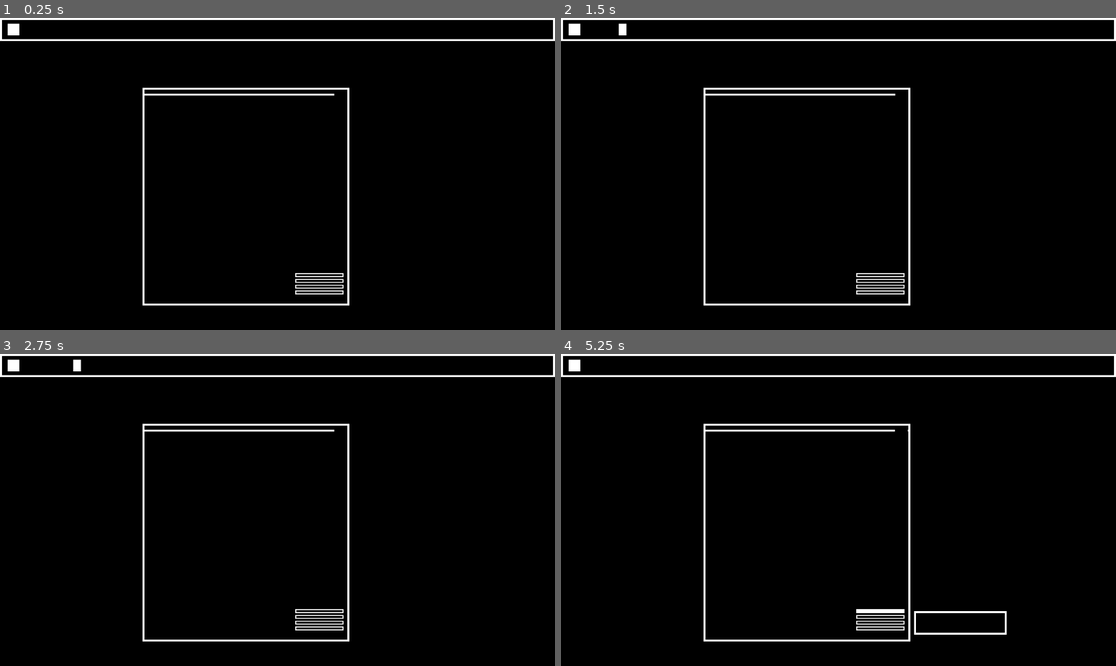
Above: before the commit, frames 1-4 (two rows, left to right).
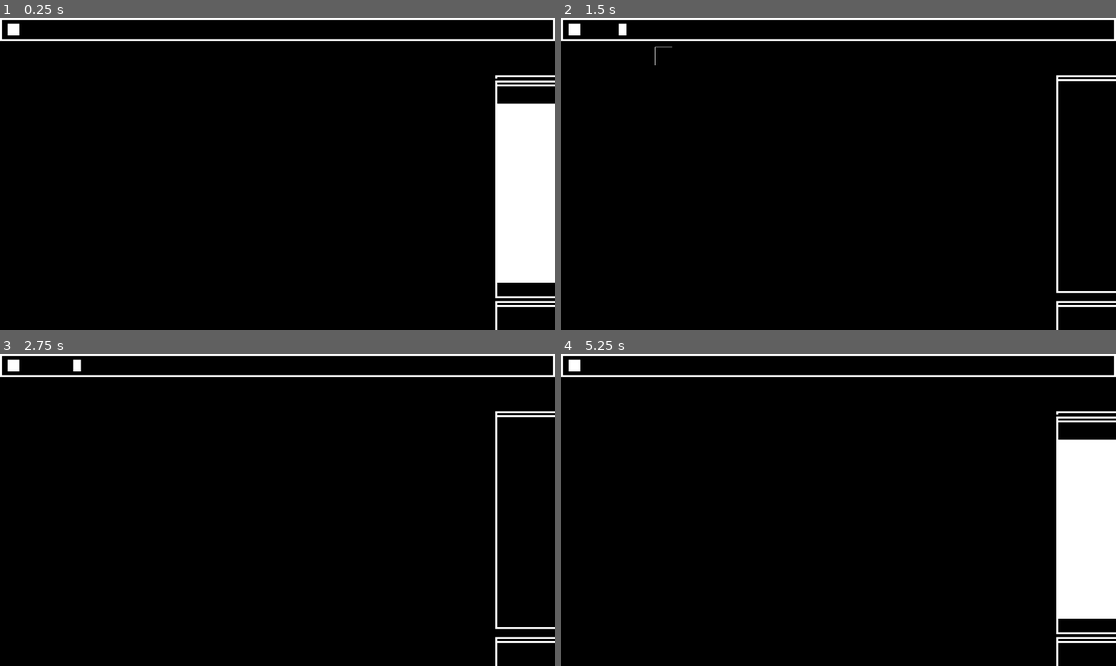
Above: after the commit, the same moments.

Repository: rileylyman/dinochicken
Game: Godot game, scene res://src/ui.tscn
Two runs of this game, one before a commit and one after it. Both use one fixed random seed, a clock stepped at 60 frames per second and the inputs below. Before the commit the project has no main scene; this scene is started directly in both runs.
Inputs (mouse positions are in pixels of both pictures, inside the frame that each line leads up to):
- Up to frame 1 (0.25 s): no input
- Up to frame 2 (1.5 s): click "Field" at 0.5 s; click "Farm" at 1.25 s
- Up to frame 3 (2.75 s): click "Evolution" at 2 s
- Up to frame 4 (5.25 s): click "Lab" at 2.75 s; click "Field" at 3.5 s; click "Lab" at 4.25 s; click (882, 609) at 5 s, where only the run before the commit has a clickable "10 D"

The runs differ from the first frame. In frame 1, 8.4% of the frame differs, in the area x 25-100%, y 18-100%; in frame 2, 2.3%; in frame 3, 2.3%; in frame 4, 8.7%.

Commit message:
idk

Diff:
--- a/project.godot
+++ b/project.godot
@@ -11,6 +11,7 @@
 [application]
 
 config/name="dinochicken"
+run/main_scene="uid://b2ge0jsqgetj2"
 config/features=PackedStringArray("4.6", "GL Compatibility")
 config/icon="res://icon.svg"
 
--- a/src/floater.gd
+++ b/src/floater.gd
@@ -1,3 +1,4 @@
+class_name Floater
 extends ColorRect
 
 const padding_x := 128
@@ -50,3 +51,11 @@
 		fade_out(fade_out_target.global_position)
 	else:
 		fade_out(Vector2.ZERO)
+
+
+func _input(event: InputEvent) -> void:
+	if event is InputEventMouseButton and event.button_index == MOUSE_BUTTON_LEFT and event.pressed:
+		var hovered := get_viewport().gui_get_hovered_control()
+		if hovered == self or self.is_ancestor_of(hovered):
+			if get_tree().current_scene is RootUi:
+				get_tree().current_scene.send_floater_to_front(self)
--- a/src/floater.tscn
+++ b/src/floater.tscn
@@ -40,6 +40,7 @@
 
 [node name="VBoxContainer" type="VBoxContainer" parent="MarginContainer/PanelContainer" unique_id=1144034599]
 layout_mode = 2
+theme_override_constants/separation = 0
 
 [node name="TopBar" type="MarginContainer" parent="MarginContainer/PanelContainer/VBoxContainer" unique_id=238020217]
 unique_name_in_owner = true
@@ -57,6 +58,7 @@
 
 [node name="HSeparator" type="HSeparator" parent="MarginContainer/PanelContainer/VBoxContainer" unique_id=1314193775]
 layout_mode = 2
+theme_override_constants/separation = 4
 theme_override_styles/separator = SubResource("StyleBoxLine_515sp")
 
 [node name="Button" type="Button" parent="." unique_id=646657901]
@@ -72,5 +74,7 @@
 mouse_default_cursor_shape = 2
 text = "X"
 
+[connection signal="mouse_entered" from="." to="." method="_on_mouse_entered"]
+[connection signal="mouse_exited" from="." to="." method="_on_mouse_exited"]
 [connection signal="gui_input" from="MarginContainer/PanelContainer/VBoxContainer/TopBar" to="." method="_on_top_bar_gui_input"]
 [connection signal="pressed" from="Button" to="." method="_on_button_pressed"]
--- a/src/ui.gd
+++ b/src/ui.gd
@@ -1,8 +1,21 @@
+class_name RootUi
 extends Control
 
+var _floaters: Array[Floater] = []
+
+func _ready() -> void:
+	for c in get_children():
+		if c is Floater:
+			_floaters.append(c)
+
+func send_floater_to_front(floater: Floater) -> void:
+	move_child(floater, -1)
 
 func _on_field_button_pressed() -> void:
-	pass # Replace with function body.
+	if not %FieldFloater.is_visible():
+		%FieldFloater.fade_in(%FieldButton.global_position)
+	else:
+		%FieldFloater.fade_out(%FieldButton.global_position)
 
 
 func _on_lab_button_pressed() -> void:
@@ -13,7 +26,10 @@
 
 
 func _on_farm_button_pressed() -> void:
-	pass # Replace with function body.
+	if not %FarmFloater.is_visible():
+		%FarmFloater.fade_in(%FarmButton.global_position)
+	else:
+		%FarmFloater.fade_out(%FarmButton.global_position)
 
 
 func _on_evo_button_pressed() -> void:
--- a/src/ui.tscn
+++ b/src/ui.tscn
@@ -6,6 +6,14 @@
 [ext_resource type="PackedScene" uid="uid://dd8orw232rkpb" path="res://src/upgrade_button.tscn" id="3_02y5j"]
 
 [sub_resource type="StyleBoxEmpty" id="StyleBoxEmpty_02y5j"]
+
+[sub_resource type="StyleBoxFlat" id="StyleBoxFlat_4dnhj"]
+bg_color = Color(0, 0, 0, 1)
+border_color = Color(1, 1, 1, 1)
+
+[sub_resource type="StyleBoxEmpty" id="StyleBoxEmpty_4dnhj"]
+
+[sub_resource type="StyleBoxEmpty" id="StyleBoxEmpty_irs2y"]
 
 [node name="Ui" type="Control" unique_id=1945005809]
 layout_mode = 3
@@ -86,10 +94,10 @@
 anchor_top = 0.0
 anchor_right = 0.0
 anchor_bottom = 0.0
-offset_left = 292.0
-offset_top = 141.0
-offset_right = 729.0
-offset_bottom = 601.0
+offset_left = 1332.0
+offset_top = 115.0
+offset_right = 1769.0
+offset_bottom = 575.0
 grow_horizontal = 1
 grow_vertical = 1
 fade_out_target = NodePath("../VBoxContainer/PanelContainer/MarginContainer/HBoxContainer/LabButton")
@@ -99,37 +107,342 @@
 size_flags_vertical = 3
 theme_override_styles/separator = SubResource("StyleBoxEmpty_02y5j")
 
-[node name="UpgradeButton" parent="LabFloater/MarginContainer/PanelContainer/VBoxContainer" parent_id_path=PackedInt32Array(1052233752, 1144034599) index="3" unique_id=1808351154 instance=ExtResource("3_02y5j")]
+[node name="VBoxContainer" type="VBoxContainer" parent="LabFloater/MarginContainer/PanelContainer/VBoxContainer" parent_id_path=PackedInt32Array(1052233752, 1144034599) index="3" unique_id=1202573563]
+layout_mode = 2
+
+[node name="UpgradeButton" parent="LabFloater/MarginContainer/PanelContainer/VBoxContainer/VBoxContainer" unique_id=1808351154 instance=ExtResource("3_02y5j")]
 layout_mode = 2
 title = "Hire lab worker"
 desc = "Scientists +1"
 cost = 10.0
 currency = 1
 
-[node name="UpgradeButton2" parent="LabFloater/MarginContainer/PanelContainer/VBoxContainer" parent_id_path=PackedInt32Array(1052233752, 1144034599) index="4" unique_id=745014714 instance=ExtResource("3_02y5j")]
+[node name="UpgradeButton2" parent="LabFloater/MarginContainer/PanelContainer/VBoxContainer/VBoxContainer" unique_id=745014714 instance=ExtResource("3_02y5j")]
 layout_mode = 2
 title = "Perform research"
 desc = "+120% DNA/vial"
 cost = 10.0
 
-[node name="UpgradeButton3" parent="LabFloater/MarginContainer/PanelContainer/VBoxContainer" parent_id_path=PackedInt32Array(1052233752, 1144034599) index="5" unique_id=1998707095 instance=ExtResource("3_02y5j")]
+[node name="UpgradeButton3" parent="LabFloater/MarginContainer/PanelContainer/VBoxContainer/VBoxContainer" unique_id=1998707095 instance=ExtResource("3_02y5j")]
 layout_mode = 2
 title = "Buy staff lunch"
 desc = "Scientists work +120% faster."
 cost = 10.0
 currency = 2
 
-[node name="UpgradeButton4" parent="LabFloater/MarginContainer/PanelContainer/VBoxContainer" parent_id_path=PackedInt32Array(1052233752, 1144034599) index="6" unique_id=1017167787 instance=ExtResource("3_02y5j")]
+[node name="UpgradeButton4" parent="LabFloater/MarginContainer/PanelContainer/VBoxContainer/VBoxContainer" unique_id=1017167787 instance=ExtResource("3_02y5j")]
 layout_mode = 2
 title = "Facility renovation"
 desc = "Scientist capacity +10. "
 cost = 100.0
 currency = 1
 
-[node name="HSeparator3" type="HSeparator" parent="LabFloater/MarginContainer/PanelContainer/VBoxContainer" parent_id_path=PackedInt32Array(1052233752, 1144034599) index="7" unique_id=1081250930]
+[node name="HSeparator3" type="HSeparator" parent="LabFloater/MarginContainer/PanelContainer/VBoxContainer" parent_id_path=PackedInt32Array(1052233752, 1144034599) index="4" unique_id=1081250930]
 layout_mode = 2
 theme_override_constants/separation = 15
 theme_override_styles/separator = SubResource("StyleBoxEmpty_02y5j")
+
+[node name="FieldFloater" parent="." unique_id=1939297988 node_paths=PackedStringArray("fade_out_target") instance=ExtResource("2_515sp")]
+unique_name_in_owner = true
+layout_mode = 0
+anchors_preset = 0
+anchor_left = 0.0
+anchor_top = 0.0
+anchor_right = 0.0
+anchor_bottom = 0.0
+offset_left = 1864.0
+offset_top = 126.0
+offset_right = 2301.0
+offset_bottom = 586.0
+grow_horizontal = 1
+grow_vertical = 1
+fade_out_target = NodePath("../VBoxContainer/PanelContainer/MarginContainer/HBoxContainer/FieldButton")
+
+[node name="Label" parent="FieldFloater/MarginContainer/PanelContainer/VBoxContainer/TopBar" parent_id_path=PackedInt32Array(1939297988, 238020217) index="0" unique_id=1594306865]
+text = "Field"
+
+[node name="ColorRect" type="ColorRect" parent="FieldFloater/MarginContainer/PanelContainer/VBoxContainer" parent_id_path=PackedInt32Array(1939297988, 1144034599) index="2" unique_id=1129728707]
+layout_mode = 2
+size_flags_vertical = 3
+
+[node name="PanelContainer" type="PanelContainer" parent="FieldFloater/MarginContainer/PanelContainer/VBoxContainer/ColorRect" unique_id=1943210665]
+layout_mode = 1
+anchors_preset = 10
+anchor_right = 1.0
+offset_bottom = 36.0
+grow_horizontal = 2
+theme_override_styles/panel = SubResource("StyleBoxFlat_4dnhj")
+
+[node name="MarginContainer" type="MarginContainer" parent="FieldFloater/MarginContainer/PanelContainer/VBoxContainer/ColorRect/PanelContainer" unique_id=1586474134]
+layout_mode = 2
+theme_override_constants/margin_left = 8
+theme_override_constants/margin_top = 8
+theme_override_constants/margin_right = 8
+theme_override_constants/margin_bottom = 8
+
+[node name="HBoxContainer" type="HBoxContainer" parent="FieldFloater/MarginContainer/PanelContainer/VBoxContainer/ColorRect/PanelContainer/MarginContainer" unique_id=1198151955]
+layout_mode = 2
+
+[node name="Label" type="Label" parent="FieldFloater/MarginContainer/PanelContainer/VBoxContainer/ColorRect/PanelContainer/MarginContainer/HBoxContainer" unique_id=1002598052]
+layout_mode = 2
+size_flags_horizontal = 3
+text = "Dino's: 10/15"
+horizontal_alignment = 1
+
+[node name="Label2" type="Label" parent="FieldFloater/MarginContainer/PanelContainer/VBoxContainer/ColorRect/PanelContainer/MarginContainer/HBoxContainer" unique_id=2082939977]
+layout_mode = 2
+size_flags_horizontal = 3
+text = "Hunger: 20%"
+horizontal_alignment = 1
+
+[node name="HSeparator2" type="HSeparator" parent="FieldFloater/MarginContainer/PanelContainer/VBoxContainer" parent_id_path=PackedInt32Array(1939297988, 1144034599) index="3" unique_id=427878230]
+layout_mode = 2
+theme_override_styles/separator = SubResource("StyleBoxEmpty_02y5j")
+
+[node name="VBoxContainer" type="VBoxContainer" parent="FieldFloater/MarginContainer/PanelContainer/VBoxContainer" parent_id_path=PackedInt32Array(1939297988, 1144034599) index="4" unique_id=881897624]
+layout_mode = 2
+
+[node name="UpgradeButton" parent="FieldFloater/MarginContainer/PanelContainer/VBoxContainer/VBoxContainer" unique_id=1488452557 instance=ExtResource("3_02y5j")]
+layout_mode = 2
+title = "Breed new dinosaur"
+desc = "Dinosaurs +1"
+cost = 50.0
+currency = 1
+
+[node name="UpgradeButton2" parent="FieldFloater/MarginContainer/PanelContainer/VBoxContainer/VBoxContainer" unique_id=114678742 instance=ExtResource("3_02y5j")]
+layout_mode = 2
+title = "Feed dinosaurs"
+desc = "Scientists +1"
+cost = 10.0
+currency = 1
+
+[node name="HSeparator3" type="HSeparator" parent="FieldFloater/MarginContainer/PanelContainer/VBoxContainer" parent_id_path=PackedInt32Array(1939297988, 1144034599) index="5" unique_id=1696099205]
+layout_mode = 2
+theme_override_styles/separator = SubResource("StyleBoxEmpty_02y5j")
+
+[node name="FarmFloater" parent="." unique_id=1670280124 node_paths=PackedStringArray("fade_out_target") instance=ExtResource("2_515sp")]
+unique_name_in_owner = true
+layout_mode = 0
+anchors_preset = 0
+anchor_left = 0.0
+anchor_top = 0.0
+anchor_right = 0.0
+anchor_bottom = 0.0
+offset_left = 1332.0
+offset_top = 607.0
+offset_right = 1769.0
+offset_bottom = 1067.0
+grow_horizontal = 1
+grow_vertical = 1
+fade_out_target = NodePath("../VBoxContainer/PanelContainer/MarginContainer/HBoxContainer/FarmButton")
+
+[node name="Label" parent="FarmFloater/MarginContainer/PanelContainer/VBoxContainer/TopBar" parent_id_path=PackedInt32Array(1670280124, 238020217) index="0" unique_id=1594306865]
+text = "Farm"
+
+[node name="HSeparator2" type="HSeparator" parent="FarmFloater/MarginContainer/PanelContainer/VBoxContainer" parent_id_path=PackedInt32Array(1670280124, 1144034599) index="2" unique_id=1261607778]
+layout_mode = 2
+theme_override_constants/separation = 16
+theme_override_styles/separator = SubResource("StyleBoxEmpty_02y5j")
+
+[node name="VBoxContainer" type="VBoxContainer" parent="FarmFloater/MarginContainer/PanelContainer/VBoxContainer" parent_id_path=PackedInt32Array(1670280124, 1144034599) index="3" unique_id=1922276789]
+layout_mode = 2
+
+[node name="UpgradeButton" parent="FarmFloater/MarginContainer/PanelContainer/VBoxContainer/VBoxContainer" unique_id=165931918 instance=ExtResource("3_02y5j")]
+layout_mode = 2
+title = "Genetically modify seeds"
+desc = "Dinosaurs +1"
+cost = 50.0
+currency = 1
+
+[node name="UpgradeButton2" parent="FarmFloater/MarginContainer/PanelContainer/VBoxContainer/VBoxContainer" unique_id=1362859531 instance=ExtResource("3_02y5j")]
+layout_mode = 2
+title = "Spread fertilizer"
+desc = "Scientists +1"
+cost = 10.0
+
+[node name="UpgradeButton3" parent="FarmFloater/MarginContainer/PanelContainer/VBoxContainer/VBoxContainer" unique_id=1060319038 instance=ExtResource("3_02y5j")]
+layout_mode = 2
+title = "Plant seeds"
+desc = "Scientists +1"
+cost = 10.0
+currency = 2
+
+[node name="HSeparator4" type="HSeparator" parent="FarmFloater/MarginContainer/PanelContainer/VBoxContainer" parent_id_path=PackedInt32Array(1670280124, 1144034599) index="4" unique_id=597492206]
+layout_mode = 2
+size_flags_vertical = 3
+theme_override_styles/separator = SubResource("StyleBoxEmpty_4dnhj")
+
+[node name="HSeparator3" type="HSeparator" parent="FarmFloater/MarginContainer/PanelContainer/VBoxContainer" parent_id_path=PackedInt32Array(1670280124, 1144034599) index="5" unique_id=1120434158]
+layout_mode = 2
+theme_override_styles/separator = SubResource("StyleBoxEmpty_02y5j")
+
+[node name="EvoFloater" parent="." unique_id=1014161459 node_paths=PackedStringArray("fade_out_target") instance=ExtResource("2_515sp")]
+unique_name_in_owner = true
+layout_mode = 0
+anchors_preset = 0
+anchor_left = 0.0
+anchor_top = 0.0
+anchor_right = 0.0
+anchor_bottom = 0.0
+offset_left = 1850.0
+offset_top = 613.0
+offset_right = 2173.0
+offset_bottom = 1114.0
+grow_horizontal = 1
+grow_vertical = 1
+fade_out_target = NodePath("../VBoxContainer/PanelContainer/MarginContainer/HBoxContainer/EvoButton")
+
+[node name="Label" parent="EvoFloater/MarginContainer/PanelContainer/VBoxContainer/TopBar" parent_id_path=PackedInt32Array(1014161459, 238020217) index="0" unique_id=1594306865]
+text = "Evolution"
+
+[node name="HSeparator4" type="ColorRect" parent="EvoFloater/MarginContainer/PanelContainer/VBoxContainer" parent_id_path=PackedInt32Array(1014161459, 1144034599) index="2" unique_id=1155742957]
+layout_mode = 2
+size_flags_vertical = 3
+color = Color(0, 0, 0, 1)
+
+[node name="VBoxContainer" type="VBoxContainer" parent="EvoFloater/MarginContainer/PanelContainer/VBoxContainer/HSeparator4" unique_id=947207102]
+layout_mode = 1
+anchors_preset = 15
+anchor_right = 1.0
+anchor_bottom = 1.0
+grow_horizontal = 2
+grow_vertical = 2
+theme_override_constants/separation = 32
+alignment = 1
+
+[node name="HBoxContainer" type="HBoxContainer" parent="EvoFloater/MarginContainer/PanelContainer/VBoxContainer/HSeparator4/VBoxContainer" unique_id=1959590726]
+layout_mode = 2
+alignment = 1
+
+[node name="ColorRect" type="ColorRect" parent="EvoFloater/MarginContainer/PanelContainer/VBoxContainer/HSeparator4/VBoxContainer/HBoxContainer" unique_id=1761946928]
+custom_minimum_size = Vector2(48, 48)
+layout_mode = 2
+
+[node name="HBoxContainer5" type="HBoxContainer" parent="EvoFloater/MarginContainer/PanelContainer/VBoxContainer/HSeparator4/VBoxContainer" unique_id=1911475504]
+layout_mode = 2
+alignment = 1
+
+[node name="ColorRect" type="ColorRect" parent="EvoFloater/MarginContainer/PanelContainer/VBoxContainer/HSeparator4/VBoxContainer/HBoxContainer5" unique_id=1822845102]
+custom_minimum_size = Vector2(48, 48)
+layout_mode = 2
+
+[node name="HBoxContainer2" type="HBoxContainer" parent="EvoFloater/MarginContainer/PanelContainer/VBoxContainer/HSeparator4/VBoxContainer" unique_id=1562026305]
+layout_mode = 2
+alignment = 1
+
+[node name="VSeparator3" type="VSeparator" parent="EvoFloater/MarginContainer/PanelContainer/VBoxContainer/HSeparator4/VBoxContainer/HBoxContainer2" unique_id=473714652]
+layout_mode = 2
+size_flags_horizontal = 3
+theme_override_styles/separator = SubResource("StyleBoxEmpty_irs2y")
+
+[node name="ColorRect" type="ColorRect" parent="EvoFloater/MarginContainer/PanelContainer/VBoxContainer/HSeparator4/VBoxContainer/HBoxContainer2" unique_id=585649591]
+custom_minimum_size = Vector2(48, 48)
+layout_mode = 2
+
+[node name="VSeparator2" type="VSeparator" parent="EvoFloater/MarginContainer/PanelContainer/VBoxContainer/HSeparator4/VBoxContainer/HBoxContainer2" unique_id=908283306]
+layout_mode = 2
+size_flags_horizontal = 3
+size_flags_stretch_ratio = 1.5
+theme_override_styles/separator = SubResource("StyleBoxEmpty_irs2y")
+
+[node name="ColorRect2" type="ColorRect" parent="EvoFloater/MarginContainer/PanelContainer/VBoxContainer/HSeparator4/VBoxContainer/HBoxContainer2" unique_id=2103938897]
+custom_minimum_size = Vector2(48, 48)
+layout_mode = 2
+
+[node name="VSeparator" type="VSeparator" parent="EvoFloater/MarginContainer/PanelContainer/VBoxContainer/HSeparator4/VBoxContainer/HBoxContainer2" unique_id=592192824]
+layout_mode = 2
+size_flags_horizontal = 3
+theme_override_styles/separator = SubResource("StyleBoxEmpty_irs2y")
+
+[node name="HBoxContainer3" type="HBoxContainer" parent="EvoFloater/MarginContainer/PanelContainer/VBoxContainer/HSeparator4/VBoxContainer" unique_id=145783609]
+layout_mode = 2
+alignment = 1
+
+[node name="VSeparator3" type="VSeparator" parent="EvoFloater/MarginContainer/PanelContainer/VBoxContainer/HSeparator4/VBoxContainer/HBoxContainer3" unique_id=1163838207]
+layout_mode = 2
+size_flags_horizontal = 3
+theme_override_styles/separator = SubResource("StyleBoxEmpty_irs2y")
+
+[node name="ColorRect" type="ColorRect" parent="EvoFloater/MarginContainer/PanelContainer/VBoxContainer/HSeparator4/VBoxContainer/HBoxContainer3" unique_id=322019717]
+custom_minimum_size = Vector2(48, 48)
+layout_mode = 2
+
+[node name="VSeparator2" type="VSeparator" parent="EvoFloater/MarginContainer/PanelContainer/VBoxContainer/HSeparator4/VBoxContainer/HBoxContainer3" unique_id=102981462]
+layout_mode = 2
+size_flags_horizontal = 3
+theme_override_styles/separator = SubResource("StyleBoxEmpty_irs2y")
+
+[node name="ColorRect3" type="ColorRect" parent="EvoFloater/MarginContainer/PanelContainer/VBoxContainer/HSeparator4/VBoxContainer/HBoxContainer3" unique_id=1484087662]
+custom_minimum_size = Vector2(48, 48)
+layout_mode = 2
+
+[node name="VSeparator4" type="VSeparator" parent="EvoFloater/MarginContainer/PanelContainer/VBoxContainer/HSeparator4/VBoxContainer/HBoxContainer3" unique_id=939083481]
+layout_mode = 2
+size_flags_horizontal = 3
+theme_override_styles/separator = SubResource("StyleBoxEmpty_irs2y")
+
+[node name="ColorRect4" type="ColorRect" parent="EvoFloater/MarginContainer/PanelContainer/VBoxContainer/HSeparator4/VBoxContainer/HBoxContainer3" unique_id=1140122049]
+custom_minimum_size = Vector2(48, 48)
+layout_mode = 2
+
+[node name="VSeparator5" type="VSeparator" parent="EvoFloater/MarginContainer/PanelContainer/VBoxContainer/HSeparator4/VBoxContainer/HBoxContainer3" unique_id=1085816400]
+layout_mode = 2
+size_flags_horizontal = 3
+theme_override_styles/separator = SubResource("StyleBoxEmpty_irs2y")
+
+[node name="ColorRect2" type="ColorRect" parent="EvoFloater/MarginContainer/PanelContainer/VBoxContainer/HSeparator4/VBoxContainer/HBoxContainer3" unique_id=1007918237]
+custom_minimum_size = Vector2(48, 48)
+layout_mode = 2
+
+[node name="VSeparator" type="VSeparator" parent="EvoFloater/MarginContainer/PanelContainer/VBoxContainer/HSeparator4/VBoxContainer/HBoxContainer3" unique_id=1572075675]
+layout_mode = 2
+size_flags_horizontal = 3
+theme_override_styles/separator = SubResource("StyleBoxEmpty_irs2y")
+
+[node name="HBoxContainer4" type="HBoxContainer" parent="EvoFloater/MarginContainer/PanelContainer/VBoxContainer/HSeparator4/VBoxContainer" unique_id=811397028]
+layout_mode = 2
+alignment = 1
+
+[node name="VSeparator3" type="VSeparator" parent="EvoFloater/MarginContainer/PanelContainer/VBoxContainer/HSeparator4/VBoxContainer/HBoxContainer4" unique_id=923865495]
+layout_mode = 2
+size_flags_horizontal = 3
+theme_override_styles/separator = SubResource("StyleBoxEmpty_irs2y")
+
+[node name="ColorRect" type="ColorRect" parent="EvoFloater/MarginContainer/PanelContainer/VBoxContainer/HSeparator4/VBoxContainer/HBoxContainer4" unique_id=159227117]
+custom_minimum_size = Vector2(48, 48)
+layout_mode = 2
+
+[node name="VSeparator2" type="VSeparator" parent="EvoFloater/MarginContainer/PanelContainer/VBoxContainer/HSeparator4/VBoxContainer/HBoxContainer4" unique_id=1761462026]
+layout_mode = 2
+size_flags_horizontal = 3
+theme_override_styles/separator = SubResource("StyleBoxEmpty_irs2y")
+
+[node name="ColorRect3" type="ColorRect" parent="EvoFloater/MarginContainer/PanelContainer/VBoxContainer/HSeparator4/VBoxContainer/HBoxContainer4" unique_id=90037358]
+custom_minimum_size = Vector2(48, 48)
+layout_mode = 2
+
+[node name="VSeparator4" type="VSeparator" parent="EvoFloater/MarginContainer/PanelContainer/VBoxContainer/HSeparator4/VBoxContainer/HBoxContainer4" unique_id=96929161]
+layout_mode = 2
+size_flags_horizontal = 3
+theme_override_styles/separator = SubResource("StyleBoxEmpty_irs2y")
+
+[node name="ColorRect4" type="ColorRect" parent="EvoFloater/MarginContainer/PanelContainer/VBoxContainer/HSeparator4/VBoxContainer/HBoxContainer4" unique_id=8252621]
+custom_minimum_size = Vector2(48, 48)
+layout_mode = 2
+
+[node name="VSeparator5" type="VSeparator" parent="EvoFloater/MarginContainer/PanelContainer/VBoxContainer/HSeparator4/VBoxContainer/HBoxContainer4" unique_id=167742526]
+layout_mode = 2
+size_flags_horizontal = 3
+theme_override_styles/separator = SubResource("StyleBoxEmpty_irs2y")
+
+[node name="ColorRect2" type="ColorRect" parent="EvoFloater/MarginContainer/PanelContainer/VBoxContainer/HSeparator4/VBoxContainer/HBoxContainer4" unique_id=160266670]
+custom_minimum_size = Vector2(48, 48)
+layout_mode = 2
+
+[node name="VSeparator" type="VSeparator" parent="EvoFloater/MarginContainer/PanelContainer/VBoxContainer/HSeparator4/VBoxContainer/HBoxContainer4" unique_id=1405288389]
+layout_mode = 2
+size_flags_horizontal = 3
+theme_override_styles/separator = SubResource("StyleBoxEmpty_irs2y")
 
 [connection signal="pressed" from="VBoxContainer/PanelContainer/MarginContainer/HBoxContainer/FieldButton" to="." method="_on_field_button_pressed"]
 [connection signal="pressed" from="VBoxContainer/PanelContainer/MarginContainer/HBoxContainer/LabButton" to="." method="_on_lab_button_pressed"]
@@ -137,3 +450,6 @@
 [connection signal="pressed" from="VBoxContainer/PanelContainer/MarginContainer/HBoxContainer/EvoButton" to="." method="_on_evo_button_pressed"]
 
 [editable path="LabFloater"]
+[editable path="FieldFloater"]
+[editable path="FarmFloater"]
+[editable path="EvoFloater"]
--- a/src/upgrade_button.tscn
+++ b/src/upgrade_button.tscn
@@ -65,6 +65,7 @@
 
 [node name="Tooltip" type="PanelContainer" parent="Control" unique_id=1123424503]
 unique_name_in_owner = true
+visible = false
 z_index = 1
 clip_contents = true
 custom_minimum_size = Vector2(200, 0)
